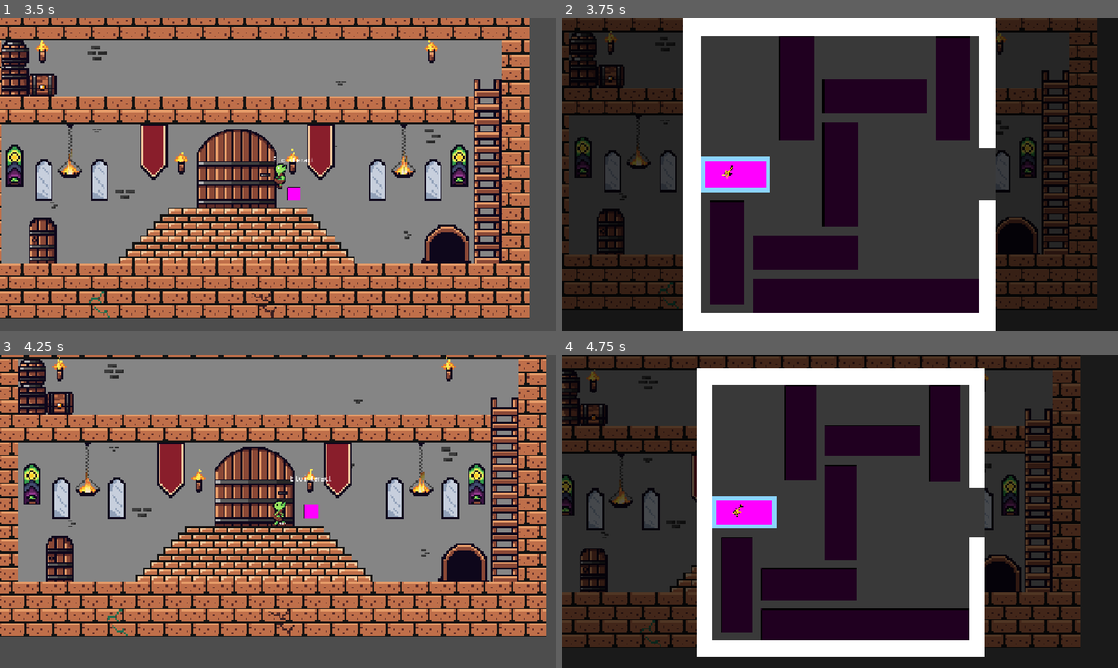
Above: before the commit, frames 1-4 (two rows, left to right).
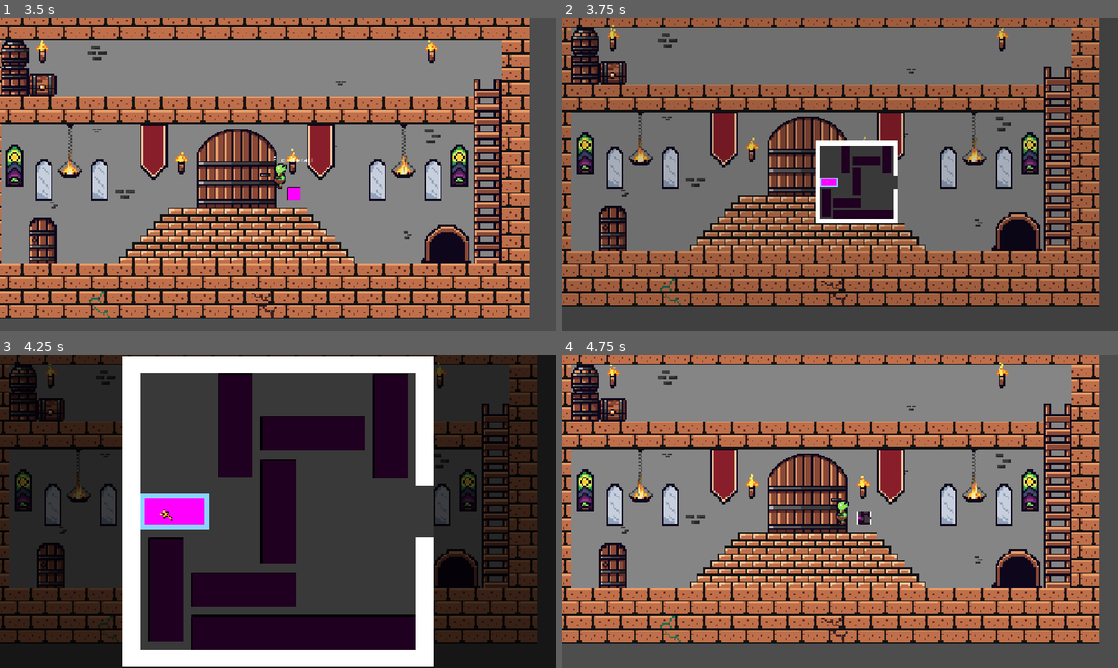
Above: after the commit, the same moments.

Repository: RealAmandaLive/OrcBurp
Game: Godot game, scene res://scenes/main.tscn
Two runs of this game, one before a commit and one after it. Both use one fixed random seed, a clock stepped at 60 frames per second and the inputs below.
Inputs (mouse positions are in pixels of both pictures, inside the frame that each line leads up to):
- Up to frame 1 (3.5 s): tap Enter at 0.5 s; move the mouse to (250, 237) at 0.52 s; hold E (interact) 0.53-1.28 s; hold Right (right) 0.53-2.03 s; click (250, 237) at 0.67 s; tap Space (jump) at 0.77, 1.52, 3.02 s; move the mouse to (444, 221) at 1.27 s; tap Shift (burp) at 1.35 s; tap E (interact) at 1.55, 2.3, 2.85 s; move the mouse to (111, 127) at 2.02 s; hold W (climb) 2.03-2.78 s; hold Left (left) from 2.03 s (still down); move the mouse to (305, 174) at 2.77 s; click (305, 174) at 2.92 s
- Up to frame 2 (3.75 s): keep holding Left (left); move the mouse to (756, 96) at 3.52 s; hold E (interact) from 3.53 s (still down); tap G (throw) at 3.6 s
- Up to frame 3 (4.25 s): keep holding Left (left); keep holding E (interact); tap Space (jump) at 3.77 s; tap Escape (ui_cancel) at 4.15 s
- Up to frame 4 (4.75 s): move the mouse to (962, 495) at 4.27 s; release Left (left) at 4.28 s; release E (interact) at 4.28 s; hold Right (right) from 4.28 s (still down); tap Ctrl (toot) at 4.35 s; tap Space (jump) at 4.52 s; tap E (interact) at 4.55 s

Frame 1 is identical in both runs. In frame 2, 92% of the frame differs, in the area x 0-100%, y 0-100%; in frame 3, 94%; in frame 4, 94%.

Commit message:
puzzle is playable within the level now

Diff:
--- a/orc-burp-godot/scenes/gridlock_puzzle.tscn
+++ b/orc-burp-godot/scenes/gridlock_puzzle.tscn
@@ -7,7 +7,7 @@
 [ext_resource type="Texture2D" uid="uid://cb5wu7xj2ln44" path="res://assets/Items/key.png" id="4_h5rmh"]
 
 [sub_resource type="RectangleShape2D" id="RectangleShape2D_l7t1d"]
-size = Vector2(303, 120)
+size = Vector2(500, 500)
 
 [sub_resource type="RectangleShape2D" id="RectangleShape2D_iynve"]
 size = Vector2(40, 720)
@@ -125,7 +125,7 @@
 
 [sub_resource type="Animation" id="Animation_j8qjq"]
 resource_name = "win"
-length = 10.0
+length = 3.0
 step = 0.083333336
 tracks/0/type = "value"
 tracks/0/imported = false
@@ -228,7 +228,9 @@
 color = Color(0.22490484, 0.22490484, 0.22490484, 1)
 
 [node name="GoalZone" type="Area2D" parent="." unique_id=1048620607]
-position = Vector2(760, 360)
+position = Vector2(800, 360)
+collision_layer = 32768
+collision_mask = 32768
 
 [node name="CollisionShape2D" type="CollisionShape2D" parent="GoalZone" unique_id=1801698794]
 position = Vector2(198.5, 0)
@@ -237,6 +239,8 @@
 [node name="Walls" type="Node2D" parent="." unique_id=1671603673]
 
 [node name="Wall - left" type="StaticBody2D" parent="Walls" unique_id=1856858987]
+collision_layer = 32768
+collision_mask = 32768
 
 [node name="CollisionShape2D" type="CollisionShape2D" parent="Walls/Wall - left" unique_id=758371396]
 position = Vector2(20, 360)
@@ -249,6 +253,8 @@
 
 [node name="Wall - right" type="StaticBody2D" parent="Walls" unique_id=818201269]
 position = Vector2(680, 0)
+collision_layer = 32768
+collision_mask = 32768
 
 [node name="CollisionShape2D" type="CollisionShape2D" parent="Walls/Wall - right" unique_id=1234164021]
 position = Vector2(20, 150)
@@ -261,6 +267,8 @@
 
 [node name="Wall - right2" type="StaticBody2D" parent="Walls" unique_id=1980284821]
 position = Vector2(680, 420)
+collision_layer = 32768
+collision_mask = 32768
 
 [node name="CollisionShape2D" type="CollisionShape2D" parent="Walls/Wall - right2" unique_id=190330896]
 position = Vector2(20, 150)
@@ -272,6 +280,8 @@
 offset_bottom = 300.0
 
 [node name="Wall - top" type="StaticBody2D" parent="Walls" unique_id=1756001055]
+collision_layer = 32768
+collision_mask = 32768
 
 [node name="CollisionShape2D" type="CollisionShape2D" parent="Walls/Wall - top" unique_id=1141353151]
 position = Vector2(360, 20)
@@ -284,6 +294,8 @@
 
 [node name="Wall - bottom" type="StaticBody2D" parent="Walls" unique_id=1410769595]
 position = Vector2(0, 680)
+collision_layer = 32768
+collision_mask = 32768
 
 [node name="CollisionShape2D" type="CollisionShape2D" parent="Walls/Wall - bottom" unique_id=783798172]
 position = Vector2(360, 20)
@@ -296,8 +308,10 @@
 
 [node name="Pieces" type="Node2D" parent="." unique_id=1665171088]
 
-[node name="MainPiece" type="CharacterBody2D" parent="Pieces" unique_id=1121982186]
+[node name="MainPiece" type="CharacterBody2D" parent="Pieces" unique_id=1121982186 groups=["gridlock_pieces"]]
 position = Vector2(120, 360)
+collision_layer = 32768
+collision_mask = 32768
 input_pickable = true
 motion_mode = 1
 slide_on_ceiling = false
@@ -314,8 +328,8 @@
 
 [node name="Left Side" type="StaticBody2D" parent="Pieces/MainPiece" unique_id=1630438038]
 position = Vector2(-80, -40)
-collision_layer = 2
-collision_mask = 2
+collision_layer = 16384
+collision_mask = 16384
 collision_priority = 10.0
 physics_material_override = SubResource("PhysicsMaterial_6osue")
 
@@ -333,8 +347,8 @@
 
 [node name="Right Side" type="StaticBody2D" parent="Pieces/MainPiece" unique_id=1905964320]
 position = Vector2(70, -40)
-collision_layer = 2
-collision_mask = 2
+collision_layer = 16384
+collision_mask = 16384
 collision_priority = 10.0
 physics_material_override = SubResource("PhysicsMaterial_6osue")
 
@@ -352,8 +366,8 @@
 
 [node name="Top Side" type="StaticBody2D" parent="Pieces/MainPiece" unique_id=2022556452]
 position = Vector2(-80, -40)
-collision_layer = 2
-collision_mask = 2
+collision_layer = 16384
+collision_mask = 16384
 collision_priority = 10.0
 physics_material_override = SubResource("PhysicsMaterial_6osue")
 
@@ -371,8 +385,8 @@
 
 [node name="Bottom Side" type="StaticBody2D" parent="Pieces/MainPiece" unique_id=1742572903]
 position = Vector2(-80, 30)
-collision_layer = 2
-collision_mask = 2
+collision_layer = 16384
+collision_mask = 16384
 collision_priority = 10.0
 physics_material_override = SubResource("PhysicsMaterial_6osue")
 
@@ -388,9 +402,11 @@
 offset_bottom = 10.0
 color = Color(0.54509807, 0.83137256, 1, 1)
 
-[node name="Piece1" type="CharacterBody2D" parent="Pieces" unique_id=46163032]
+[node name="Piece1" type="CharacterBody2D" parent="Pieces" unique_id=46163032 groups=["gridlock_pieces"]]
 modulate = Color(0.12773594, 0.12773594, 0.12773594, 1)
 position = Vector2(360, 360)
+collision_layer = 32768
+collision_mask = 32768
 input_pickable = true
 motion_mode = 1
 slide_on_ceiling = false
@@ -405,9 +421,11 @@
 [node name="CollisionShape2D" type="CollisionShape2D" parent="Pieces/Piece1" unique_id=956691481]
 shape = SubResource("RectangleShape2D_6osue")
 
-[node name="Piece2" type="CharacterBody2D" parent="Pieces" unique_id=1641569370]
+[node name="Piece2" type="CharacterBody2D" parent="Pieces" unique_id=1641569370 groups=["gridlock_pieces"]]
 modulate = Color(0.12773594, 0.12773594, 0.12773594, 1)
 position = Vector2(260, 160)
+collision_layer = 32768
+collision_mask = 32768
 input_pickable = true
 motion_mode = 1
 slide_on_ceiling = false
@@ -422,9 +440,11 @@
 [node name="CollisionShape2D" type="CollisionShape2D" parent="Pieces/Piece2" unique_id=2082672883]
 shape = SubResource("RectangleShape2D_6osue")
 
-[node name="Piece6" type="CharacterBody2D" parent="Pieces" unique_id=360762373]
+[node name="Piece6" type="CharacterBody2D" parent="Pieces" unique_id=360762373 groups=["gridlock_pieces"]]
 modulate = Color(0.12773594, 0.12773594, 0.12773594, 1)
 position = Vector2(100, 540)
+collision_layer = 32768
+collision_mask = 32768
 input_pickable = true
 motion_mode = 1
 slide_on_ceiling = false
@@ -439,9 +459,11 @@
 [node name="CollisionShape2D" type="CollisionShape2D" parent="Pieces/Piece6" unique_id=1473956244]
 shape = SubResource("RectangleShape2D_6osue")
 
-[node name="Piece3" type="CharacterBody2D" parent="Pieces" unique_id=1365428289]
+[node name="Piece3" type="CharacterBody2D" parent="Pieces" unique_id=1365428289 groups=["gridlock_pieces"]]
 modulate = Color(0.12773594, 0.12773594, 0.12773594, 1)
 position = Vector2(620, 162)
+collision_layer = 32768
+collision_mask = 32768
 input_pickable = true
 motion_mode = 1
 slide_on_ceiling = false
@@ -456,9 +478,11 @@
 [node name="CollisionShape2D" type="CollisionShape2D" parent="Pieces/Piece3" unique_id=1254535784]
 shape = SubResource("RectangleShape2D_6osue")
 
-[node name="Piece4" type="CharacterBody2D" parent="Pieces" unique_id=1402332821]
+[node name="Piece4" type="CharacterBody2D" parent="Pieces" unique_id=1402332821 groups=["gridlock_pieces"]]
 modulate = Color(0.12773594, 0.12773594, 0.12773594, 1)
 position = Vector2(440, 180)
+collision_layer = 32768
+collision_mask = 32768
 input_pickable = true
 motion_mode = 1
 slide_on_ceiling = false
@@ -472,9 +496,11 @@
 [node name="CollisionShape2D" type="CollisionShape2D" parent="Pieces/Piece4" unique_id=2103495495]
 shape = SubResource("RectangleShape2D_j8qjq")
 
-[node name="Piece5" type="CharacterBody2D" parent="Pieces" unique_id=476830234]
+[node name="Piece5" type="CharacterBody2D" parent="Pieces" unique_id=476830234 groups=["gridlock_pieces"]]
 modulate = Color(0.12773594, 0.12773594, 0.12773594, 1)
 position = Vector2(280, 540)
+collision_layer = 32768
+collision_mask = 32768
 input_pickable = true
 motion_mode = 1
 slide_on_ceiling = false
@@ -488,9 +514,11 @@
 [node name="CollisionShape2D" type="CollisionShape2D" parent="Pieces/Piece5" unique_id=16779545]
 shape = SubResource("RectangleShape2D_j8qjq")
 
-[node name="Piece7" type="CharacterBody2D" parent="Pieces" unique_id=744934546]
+[node name="Piece7" type="CharacterBody2D" parent="Pieces" unique_id=744934546 groups=["gridlock_pieces"]]
 modulate = Color(0.12773594, 0.12773594, 0.12773594, 1)
 position = Vector2(420, 640)
+collision_layer = 32768
+collision_mask = 32768
 input_pickable = true
 motion_mode = 1
 slide_on_ceiling = false
@@ -530,8 +558,8 @@
 [node name="Key" type="RigidBody2D" parent="." unique_id=1033252304]
 position = Vector2(104, 354)
 rotation = -2.4889321
-collision_layer = 2
-collision_mask = 2
+collision_layer = 16384
+collision_mask = 16384
 collision_priority = 10.0
 continuous_cd = 2
 contact_monitor = true
--- a/orc-burp-godot/scripts/gridlock_puzzle.gd
+++ b/orc-burp-godot/scripts/gridlock_puzzle.gd
@@ -1,5 +1,7 @@
 class_name GridLockPuzzle
 extends Node2D
+
+signal completed
 
 var active := true
 
@@ -7,12 +9,29 @@
 @onready var animation_player: AnimationPlayer = $Winning/AnimationPlayer
 @onready var background: ColorRect = $Background
 
+
+func disable() -> void:
+	active = false
+	process_mode = Node.PROCESS_MODE_DISABLED
+
+
+func enable() -> void:
+	for n in get_tree().get_nodes_in_group("gridlock_pieces"):
+		n.velocity = Vector2.ZERO
+	active = true
+	set_deferred("process_mode", Node.PROCESS_MODE_PAUSABLE)
+
+
 func get_ideal_size() -> Vector2:
 	return background.custom_minimum_size
 
 
 func _on_puzzle_complete(piece: Node2D) -> void:
-	if piece is GridLockPiece:
+	if piece is GridLockPiece and piece.has_key:
 		active = false
 		win_sound.play()
 		animation_player.play("win")
+		var t = create_tween()
+		t.tween_property(piece, "position", piece.position + Vector2(200.0, 0.0), 1.0)
+		await animation_player.animation_finished
+		completed.emit.call_deferred()
--- a/orc-burp-godot/scripts/gridlock_trigger_tile.gd
+++ b/orc-burp-godot/scripts/gridlock_trigger_tile.gd
@@ -2,6 +2,8 @@
 ## access the gridlock puzzle
 class_name GridlockTriggerTile
 extends Node2D
+
+const SHOW_ANIM_SECONDS = 0.45
 
 signal puzzle_activated
 signal puzzle_canceled
@@ -17,6 +19,7 @@
 @onready var game_container: Control = %GameContainer
 
 var puzzle_instance: GridLockPuzzle
+var player: Player
 
 
 func p(args): print_rich("[color=purple]GridlockTriggerTile : ", args)
@@ -28,6 +31,7 @@
 
 func _on_interaction_zone_body_entered(body: Node2D) -> void:
 	if body is Player:
+		player = body
 		label.show()
 
 
@@ -39,34 +43,39 @@
 # pulse the sprite every now and then to catch the player's attention
 func _on_pulse_timer_timeout() -> void:
 	var t = create_tween()
-	t.tween_property(sprite_2d, "modulate", sprite_flash_color, 0.2)
+	sprite_2d.modulate = sprite_flash_color
 	t.tween_property(sprite_2d, "modulate", Color.WHITE, 0.8)
 
 
 func _input(event: InputEvent) -> void:
 	if event.is_action_pressed("interact") and label.visible:
-		if puzzle_instance:
-			hide_puzzle()
-		else:
-			show_puzzle()
-	if event.is_action_pressed("ui_cancel") and puzzle_instance:
+		show_puzzle()
+	elif puzzle_instance and (event.is_action_pressed("interact") or event.is_action_pressed("ui_cancel")):
 		hide_puzzle()
+		puzzle_canceled.emit.call_deferred()
+
+
+func _on_puzzle_complete() -> void:
+	hide_puzzle()
+	puzzle_won.emit.call_deferred()
 
 
 func show_puzzle() -> void:
-	p("showing puzzle")
 	puzzle_activated.emit.call_deferred()
-	get_tree().paused = true
+	player.set_deferred("process_mode", Node.PROCESS_MODE_DISABLED)
 
 	if puzzle_instance:
 		return
 	puzzle_instance = puzzle_scene.instantiate()
+	puzzle_instance.completed.connect(hide_puzzle)
+	puzzle_instance.disable()
 	game_container.add_child(puzzle_instance)
 
 	background_screen.modulate = Color.TRANSPARENT
 	game_container.position = sprite_2d.get_global_transform_with_canvas().origin - sprite_2d.get_rect().size / 2.0
 	game_container.size = puzzle_instance.get_ideal_size()
 	game_container.scale = sprite_2d.get_rect().size / game_container.size
+	game_container.modulate = Color.WHITE
 	game_canvas_layer.show()
 	game_container.show()
 	background_screen.show()
@@ -74,17 +83,32 @@
 	var target_pos := Vector2.ZERO
 	target_pos.x = get_viewport_rect().size.x / 2.0 - game_container.size.x / 2.0
 	var tween := create_tween()
-	tween.tween_property(background_screen, "modulate", Color.WHITE, 0.2)
-	tween.parallel().tween_property(game_container, "scale", Vector2.ONE, 0.2)
-	tween.parallel().tween_property(game_container, "position", target_pos, 0.2)
+	tween.set_ease(Tween.EASE_IN_OUT)
+	tween.set_trans(Tween.TRANS_EXPO)
+	tween.tween_property(background_screen, "modulate", Color.WHITE, SHOW_ANIM_SECONDS)
+	tween.parallel().tween_property(game_container, "scale", Vector2.ONE, SHOW_ANIM_SECONDS)
+	tween.parallel().tween_property(game_container, "position", target_pos, SHOW_ANIM_SECONDS)
+	await tween.finished
+	if puzzle_instance:
+		puzzle_instance.enable.call_deferred()
 
 
 func hide_puzzle() -> void:
 	# TODO: should we ask first?
-	# TODO: animate back down?
-	get_tree().paused = false
+
+	var tween := create_tween()
+	tween.set_ease(Tween.EASE_IN_OUT)
+	tween.set_trans(Tween.TRANS_EXPO)
+	tween.tween_property(background_screen, "modulate", Color.TRANSPARENT, SHOW_ANIM_SECONDS)
+	tween.parallel().tween_property(game_container, "scale", sprite_2d.get_rect().size / puzzle_instance.get_ideal_size(), SHOW_ANIM_SECONDS)
+	tween.parallel().tween_property(game_container, "position", sprite_2d.get_global_transform_with_canvas().origin - sprite_2d.get_rect().size / 2.0, SHOW_ANIM_SECONDS)
+	tween.tween_property(game_container, "modulate", Color.TRANSPARENT, SHOW_ANIM_SECONDS)
+	await tween.finished
+
+	player.process_mode = Node.PROCESS_MODE_PAUSABLE
 	game_canvas_layer.hide()
 	game_container.hide()
 	background_screen.hide()
-	puzzle_instance.queue_free()
-	set_deferred("puzzle_instance", null)
+	if puzzle_instance:
+		puzzle_instance.queue_free()
+		set_deferred("puzzle_instance", null)
